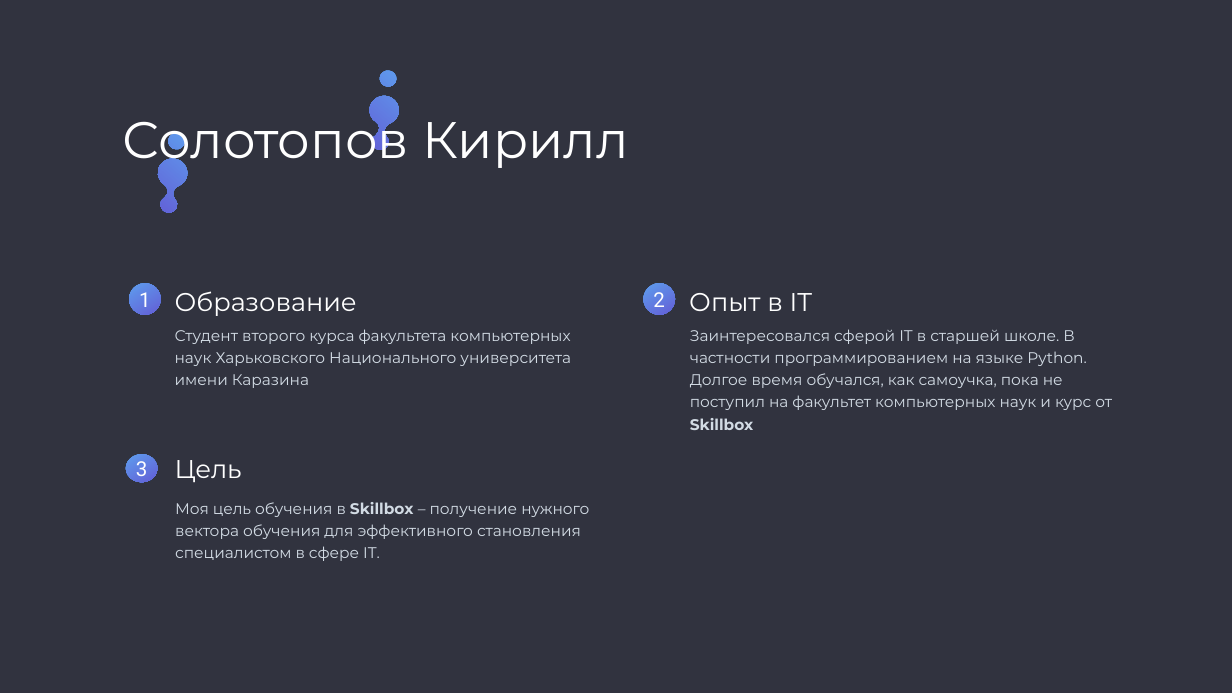
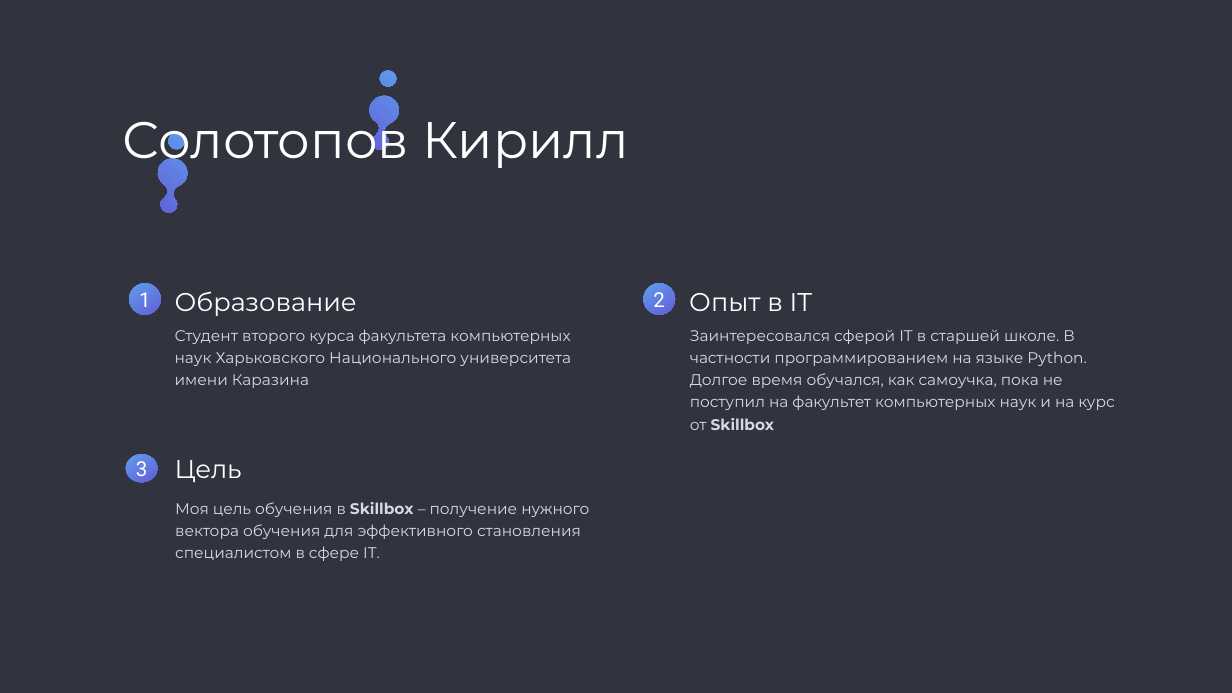
Before and after one commit to AL0RIAN/TET-BOT, a slide deck: slide 2 of Presentation.pptx. Drawn at 1232x693 pixels with LibreOffice and Linux fonts; fonts in the diff are those of the drawing. Boxes give left, top, right and bottom in pixels: in the first picture for what was removed or moved away, otherwise in the second. Text is boxed around its words. In the diff, an @@ line names an element or a change of style, - is before the commit and + after.

```diff
--- a/Presentation.pptx
+++ b/Presentation.pptx
@@ text at bbox=[690, 329, 1114, 430]: text changed @@
-Заинтересовался сферой IT в старшей школе. В частности программированием на языке Python. Долгое время обучался, как самоучка, пока не поступил на факультет компьютерных наук и курс от Skillbox
+Заинтересовался сферой IT в старшей школе. В частности программированием на языке Python. Долгое время обучался, как самоучка, пока не поступил на факультет компьютерных наук и на курс от Skillbox
```
Also in this commit, not shown: 11 other files.
